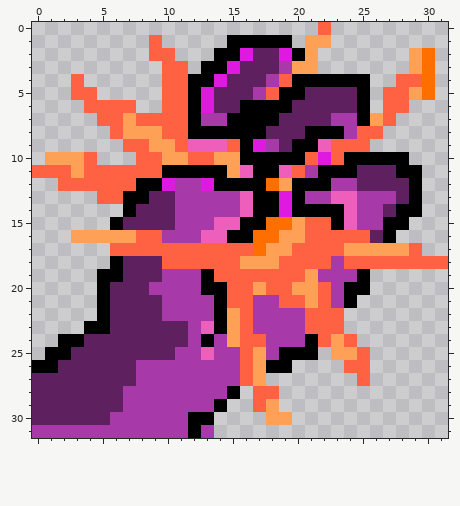
A pixel-art sprite gets an edit: assets/ui/mana.png. That is the earlier state.
The file is 32x32 pixels.
Now the later version:
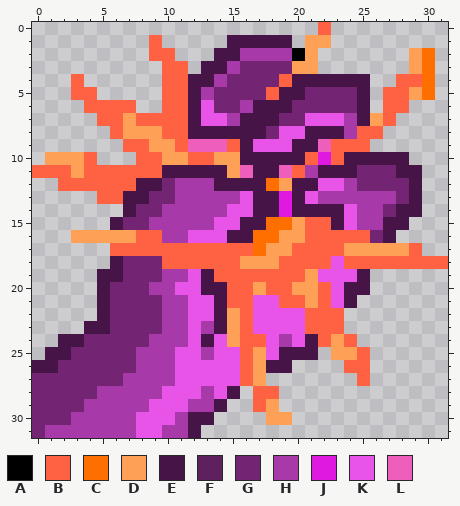
Palette (. is transparent): A #000000  B #ff6242  C #ff6f00  D #ffa057  E #471447  F #5e205e  G #732473  H #a839a8  J #e019e0  K #e854e8  L #ed5fbb
Commit: mana logo redraw
What changed:
@@ x 0..31 @@
  0 ......................B.........
- 1 .........B.....AAAAA.DD.........
- 2 .........BB...AAJFFJAD.......DC.
- 3 ..........BB.AAJFFFHDD.......DC.
- 4 ...B......BBAAJFFFHBAAAAAA..BBC.
- 5 ...BB.....BBAJFFFHBAAFFFFA.BBDC.
- 6 ....BBBB..BBAJFFAAAAFFFFFA.BB...
- 7 .....BBDBBBBAHHAAAAFFFFHHADB....
- 8 ......BDDDBBAAAAAAFFFAAAHBB.....
- 9 .......BBDDBLLLBAJHFAALBBB......
-10 .DDDB...BBDDBBDDAAAAABJBAAAAA...
-11 BBBDBBBBBBAAAAADLAALBHAAAFFFAA..
-12 ..BBBBBBAAJHHJAAAACDAAAHHFFFFA..
-13 .....BBAAFFHHHHHLAAJAHHLLHHHFA..
-14 .......AFFFHHHHHLAAJAAAALHHFAA..
-15 ......AFFFFHHHLLAACCDBBALHHAA...
-16 ...DDDDDBBHHHLLAACCDDBBBBBFA....
+ 1 .........B.....EEEEE.DD.........
+ 2 .........BB...EEHHHHAD.......DC.
+ 3 ..........BB.EEHGGGGDD.......DC.
+ 4 ...B......BBEEHGGGGBEEEEEE..BBC.
+ 5 ...BB.....BBEHGGGGBEEGGGGE.BBDC.
+ 6 ....BBBB..BBEKGGHEEEGGGGGE.BB...
+ 7 .....BBDBBBBEKKHEEEGGKKKHEDB....
+ 8 ......BDDDBBEEEEEEGKKEEEHBB.....
+ 9 .......BBDDBLLLBEKKKEELBBB......
+10 .DDDB...BBDDBBDDEEEEEBJBEEEEE...
+11 BBBDBBBBBBEEEEEDLEELBHEEEGGGEE..
+12 ..BBBBBBEEGHHHEEEECDEEKKHGGGGE..
+13 .....BBEEGGHHHHHKEEJEKHHHHHHGE..
+14 .......EGGHHHHHKKEEJEEEEKHHGEE..
+15 ......EGGHHHHHKKEECCDBBEKHHEE...
+16 ...DDDDDBBHHKKKEECCDDBBBBBGE....
 17 ......BBBBBBBBBBBCDDBBBBDDDDDB..
-18 ......AFFFBBBBBBDDDBBBBHBBBBBBBB
-19 .....AAFFFHHHABBBBBBBDHHHA......
-20 .....AFFFHHHHAABBDBBDDBHAA......
-21 .....AFFFFHHHHABBHHBBDBHA.......
-22 .....AFFFFHHHHADBHHHHBBB........
-23 ....AAFFFFFFHLADBHHHHBBB........
-24 ..AAFFFFFFFFHAHDBBHHHABDB.......
-25 .AAFFFFFFFFHHLHHBDHAAA.DDB......
-26 AAFFFFFFHHHHHHHHBDAA....BB......
-27 FFFFFFFFHHHHHHHHBD.......B......
-28 FFFFFFFHHHHHHHHA.BB.............
-29 FFFFFFFHHHHHHHA..BD.............
-30 FFFFFFHHHHHHAA....DD............
-31 HHHHHHHHHHHHAH..................
+18 ......EGGGBBBBBBDDDBBBBKBBBBBBBB
+19 .....EEGGGHHKEBBBBBBBDKKKE......
+20 .....EGGGHHKKEEBBDBBDDBKEE......
+21 .....EGGGGHHKKEBBKKBBDBKE.......
+22 .....EGGGGHHKKEDBKKKKBBB........
+23 ....EEGGGGHHKHEDBKKKKBBB........
+24 ..EEGGGGGHHHKEKDBBKHKEBDB.......
+25 .EEGGGGGHHHKKHKKBDKEEE.DDB......
+26 EEGGGGGGHHHKKKKKBDEE....BB......
+27 GGGGGGGHHHHKKKKKBD.......B......
+28 GGGGGHHHHHKKKHKE.BB.............
+29 GGGGHHHHHKKKHHE..BD.............
+30 GGGHHHHHKKKHEE....DD............
+31 GHHHHHHHKKHHE...................
Boxes around the changes in both pictures, in picture pixels (x1, y1, x2, y2):
changed: (32, 35, 422, 438)
